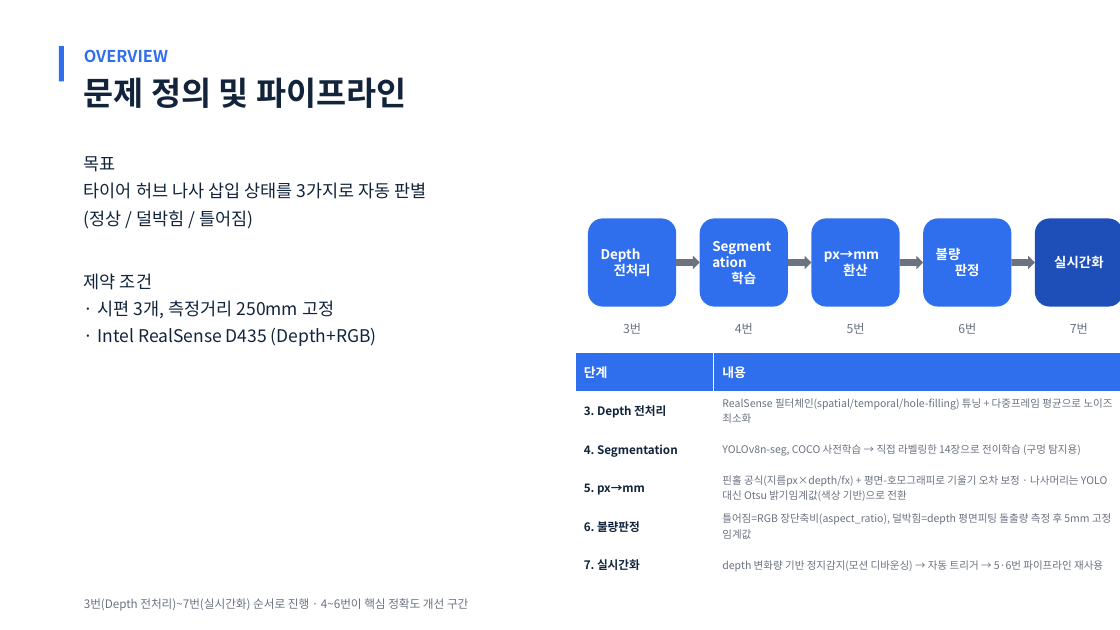
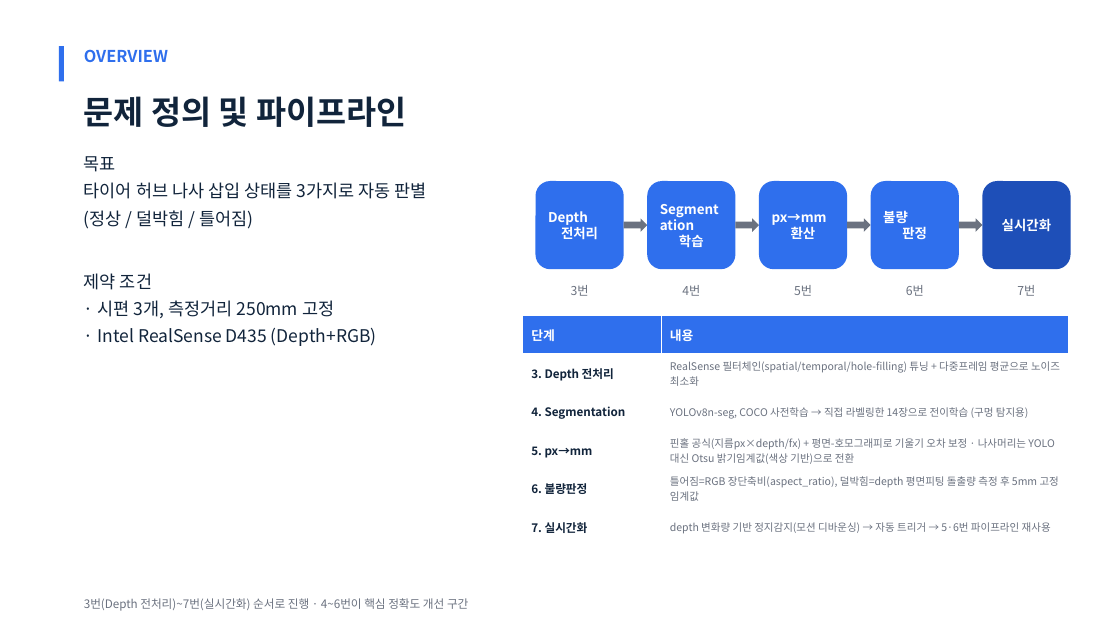
Before and after one commit to chaehyeok-Lee/camera_prac2, a slide deck: slide 3 of 나사_삽입_불량_검출_발표자료.pptx. Drawn at 1120x630 pixels with LibreOffice and Linux fonts; fonts in the diff are those of the drawing. Boxes give left, top, right and bottom in pixels: in the first picture for what was removed or moved away, otherwise in the second. Text is boxed around its words. In the diff, an @@ line names an element or a change of style, - is before the commit and + after.

```diff
--- a/나사_삽입_불량_검출_발표자료.pptx
+++ b/나사_삽입_불량_검출_발표자료.pptx
@@ text "문제 정의 및 파이프라인" moved from (x1=84, y1=77, x2=406, y2=108) to (x1=84, y1=96, x2=406, y2=127) @@
@@ right arrow moved from (x1=676, y1=255, x2=700, y2=269) to (x1=623, y1=218, x2=647, y2=232) @@
@@ 5 texts, 5 rounded rectangles, 2 right arrows moved together from (x1=588, y1=218, x2=1120, y2=334) to (x1=536, y1=181, x2=1071, y2=296) @@
@@ right arrow moved from (x1=1012, y1=255, x2=1035, y2=269) to (x1=959, y1=218, x2=982, y2=232) @@
@@ table moved from (x1=576, y1=353, x2=1120, y2=584) to (x1=523, y1=315, x2=1069, y2=546) @@
```
Also in this commit, not shown: 4 other slides changed.
